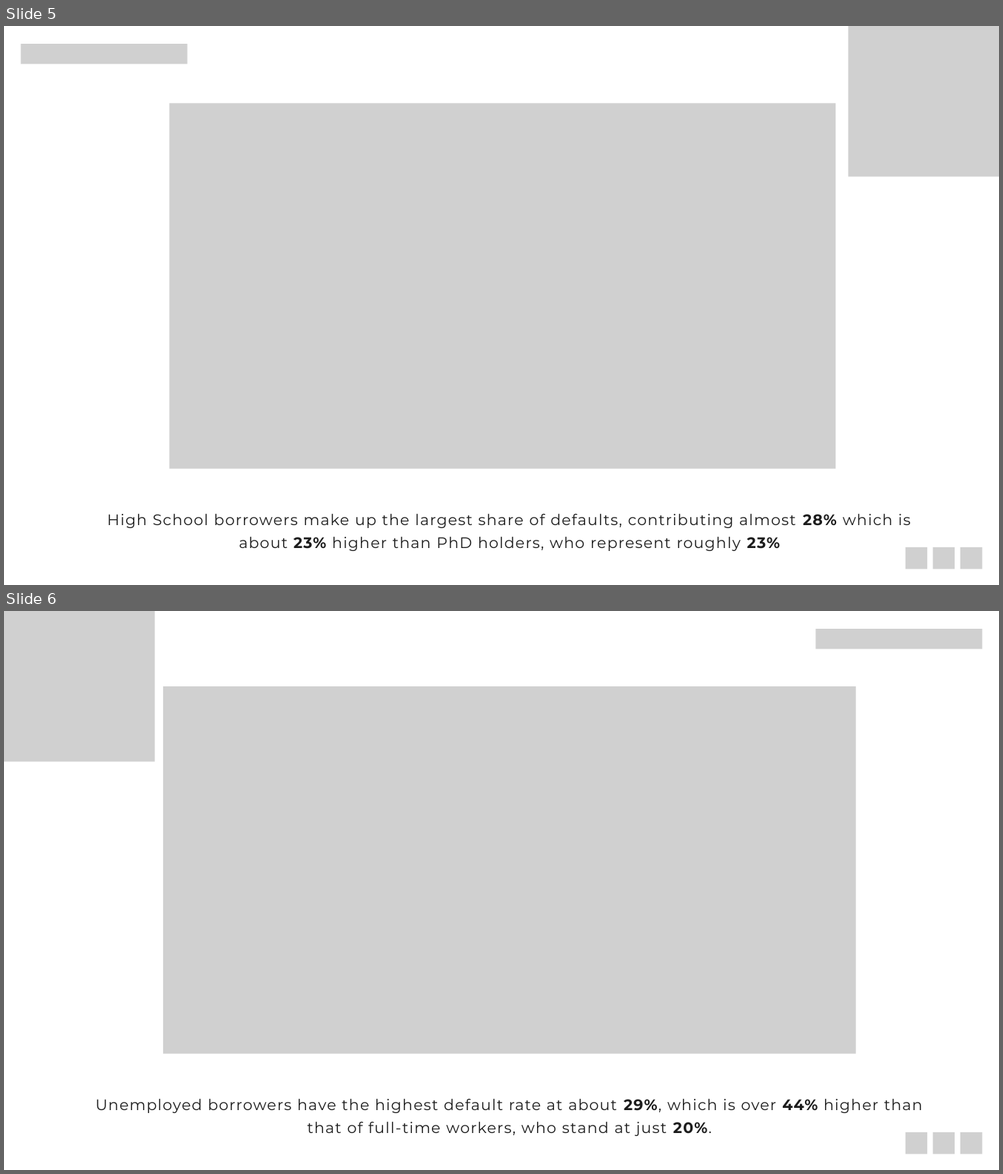
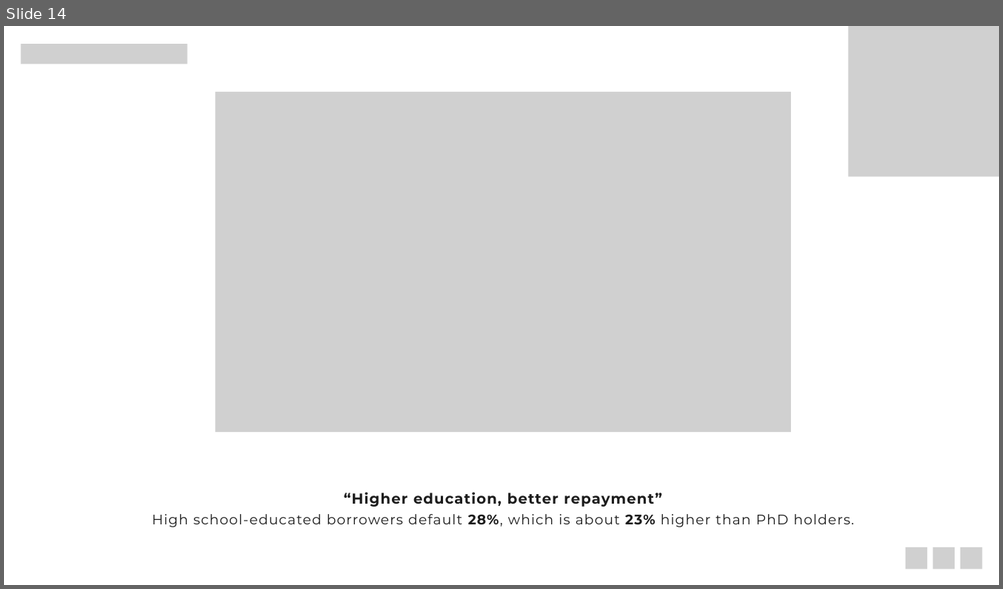
Before and after one commit to aliraza-data/Loan-Default-Risk-Analysis, a slide deck: Presentation/Project_Presentation.pptx. Shown one above the other, each under a label of ours: slides 5 and 6 before the commit, slide 14 after it. The pictures are 1003x1174 and 1003x589 pixels, drawn with LibreOffice and Linux fonts; fonts in the diff are those of the drawing; grey boxes stand for pictures. Boxes give left, top, right and bottom in pixels: in the first picture for what was removed or moved away, otherwise in the second. Text is boxed around its words. In the diff, an @@ line names an element or a change of style, - is before the commit and + after.

```diff
--- a/Presentation/Project_Presentation.pptx
+++ b/Presentation/Project_Presentation.pptx
@@ slide 6 removed at box(4, 611, 999, 1170), background #FFFFFF @@
@@ picture removed at box(4, 611, 155, 762) @@
@@ picture removed at box(815, 629, 982, 649) @@
@@ picture removed at box(163, 686, 855, 1054) @@
@@ text removed at box(96, 1099, 922, 1136) @@
-Unemployed borrowers have the highest default rate at about 29%, which is over 44% higher than that of full-time workers, who stand at just 20%.
@@ picture removed at box(905, 1133, 927, 1154) @@
@@ picture removed at box(933, 1133, 954, 1154) @@
@@ picture removed at box(960, 1133, 982, 1154) @@
@@ what was slide 5 is now slide 14 @@
@@ slide 14 changed as well @@
@@ picture: place and size @@
-picture at box(170, 103, 836, 469)
+picture at box(216, 92, 791, 432)
@@ text at box(152, 492, 854, 528): text changed; size 22 to 20 pt @@
-High School borrowers make up the largest share of defaults, contributing almost 28% which is about 23% higher than PhD holders, who represent roughly 23%
+“Higher education, better repayment”
+High school-educated borrowers default 28%, which is about 23% higher than PhD holders.
```
Also in this commit, not shown: 5 other slides changed, 20 slides added, 8 other slides removed.
